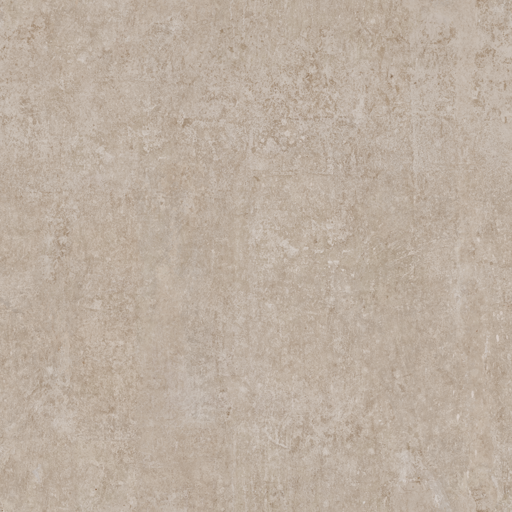
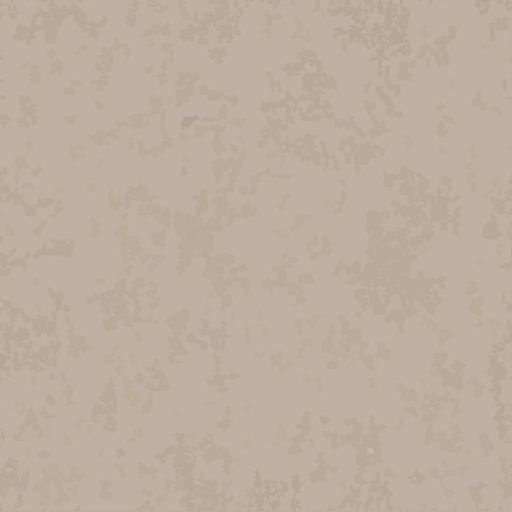
Layer changes from the first 512 x 512 image to the second:
removed layer "Background" over [0, 0, 512, 512]
